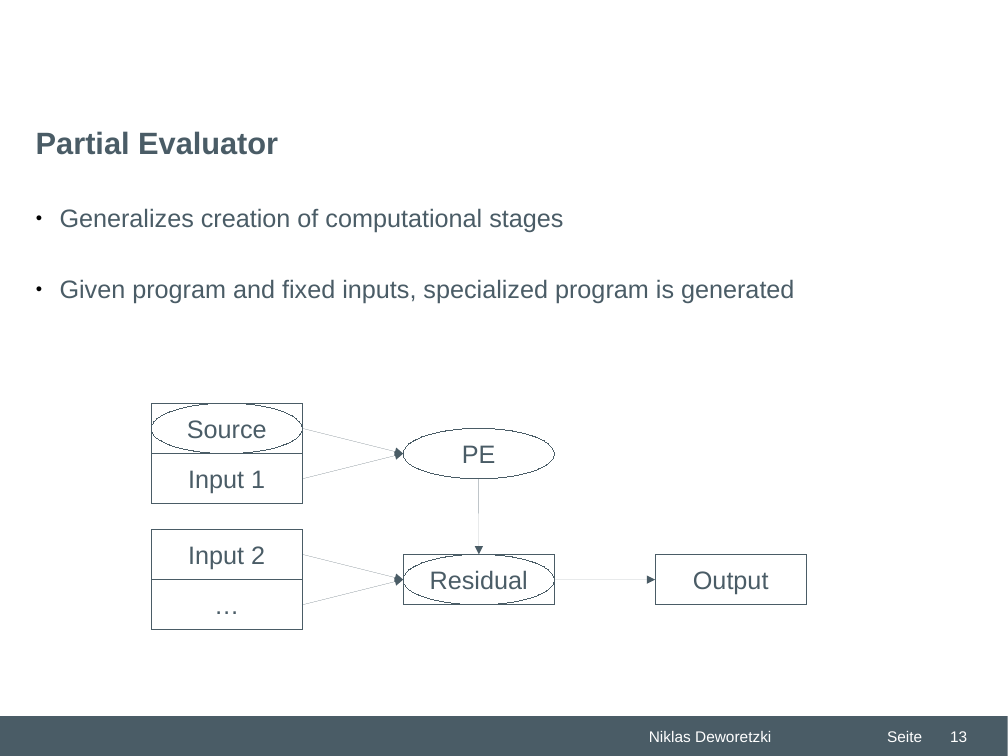
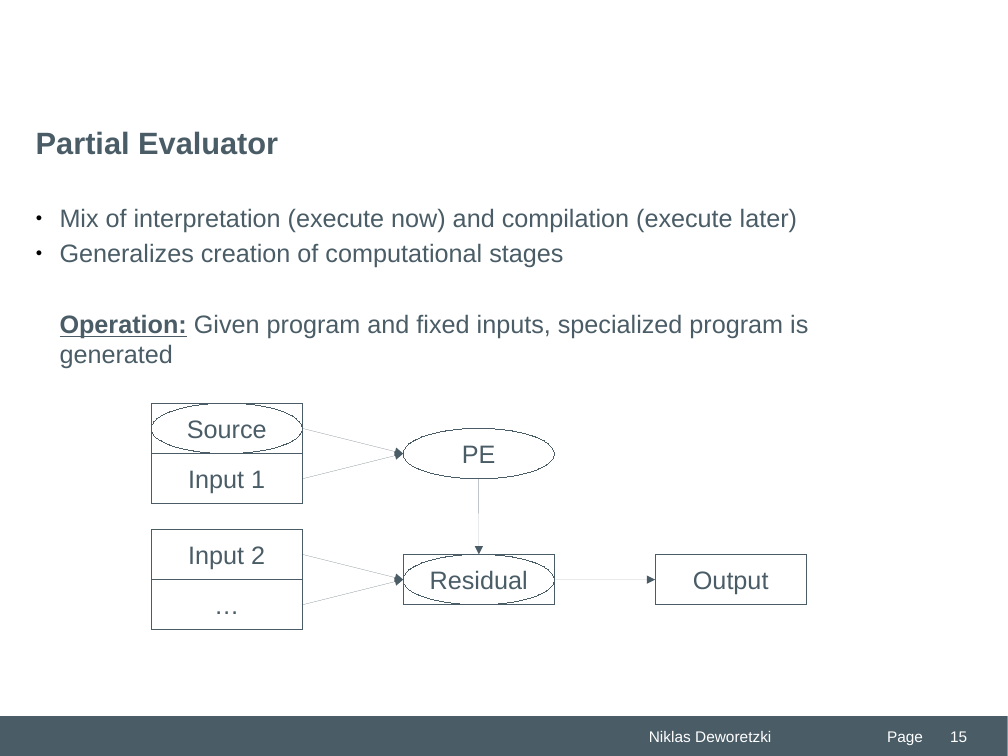
Before and after one commit to Niklas-Deworetzki/thm-masterseminar, a slide deck: slide 15 of paper/presentation/THM-Praesentation-FB06-MNI.odp (slide 13 before the commit). Drawn at 1008x756 pixels with LibreOffice and Linux fonts; fonts in the diff are those of the drawing; background and template pictures are left out. Boxes give left, top, right and bottom in pixels: in the first picture for what was removed or moved away, otherwise in the second. Text is boxed around its words. In the diff, an @@ line names an element or a change of style, - is before the commit and + after.

```diff
--- a/paper/presentation/THM-Praesentation-FB06-MNI.odp
+++ b/paper/presentation/THM-Praesentation-FB06-MNI.odp
@@ text at box(60, 208, 797, 233): paragraph added @@
+● Mix of interpretation (execute now) and compilation (execute later)
@@ text at box(60, 314, 808, 368): text changed @@
-● Given program and fixed inputs, specialized program is generated
+Operation: Given program and fixed inputs, specialized program is generated
@@ text at box(887, 731, 923, 745): text changed @@
-Seite
+Page
@@ page number at box(950, 731, 967, 742): text changed @@
-13
+15
```
Also in this commit, not shown: 20 other slides changed, 55 slides added, 30 slides removed.
